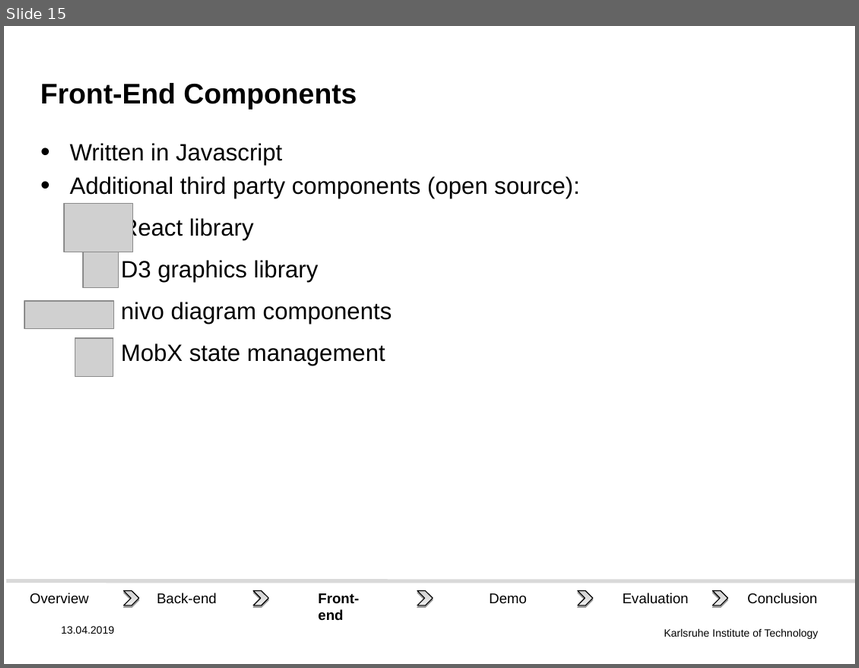
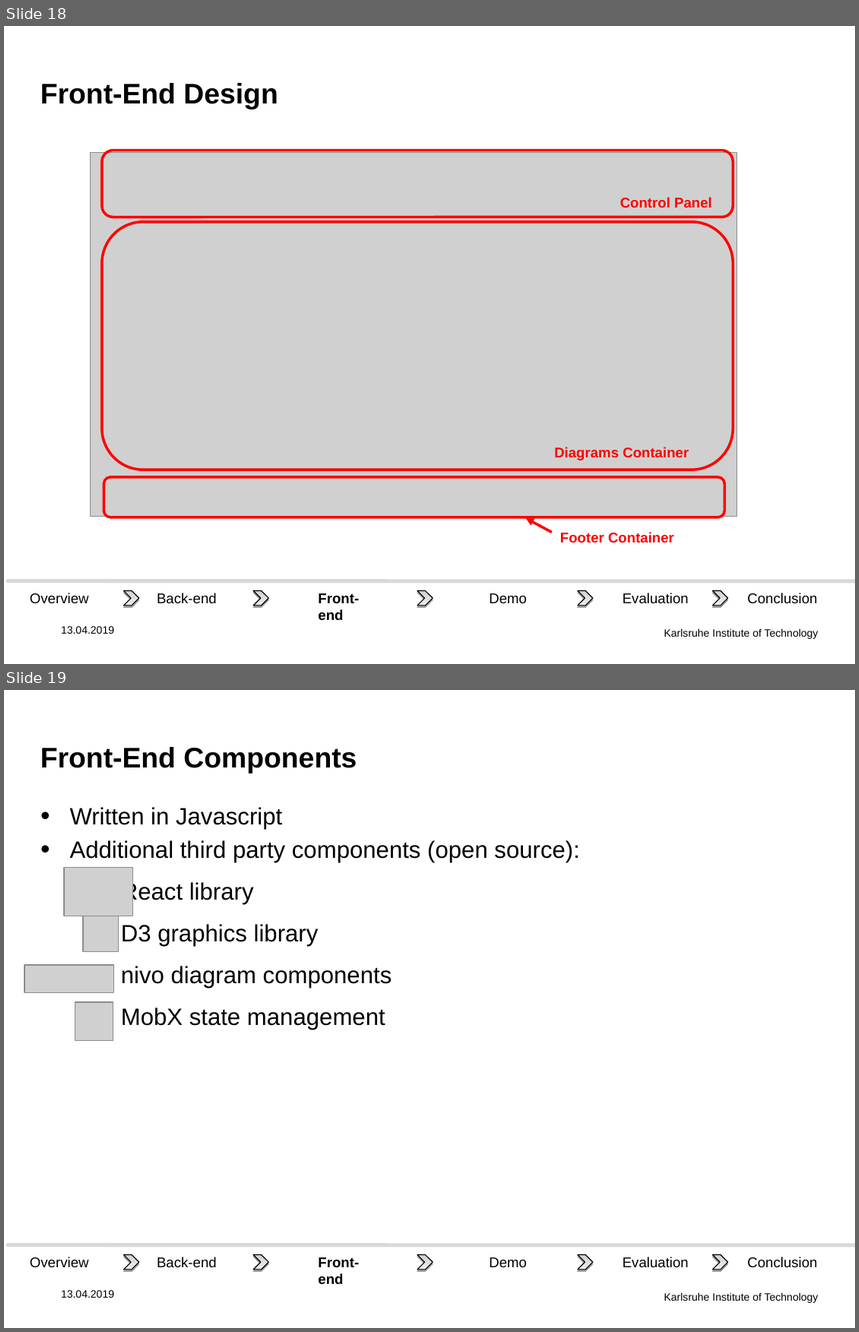
Before and after one commit to DHSTTOS/documents, a slide deck: final_presentation/final-pres3.odp. Shown one above the other, each under a label of ours: slide 15 before the commit, slides 18 and 19 after it. The pictures are 859x668 and 859x1332 pixels, drawn with LibreOffice and Linux fonts; fonts in the diff are those of the drawing; grey boxes stand for pictures; background and template pictures are left out. Boxes give left, top, right and bottom in pixels: in the first picture for what was removed or moved away, otherwise in the second. Text is boxed around its words. In the diff, an @@ line names an element or a change of style, - is before the commit and + after.

Commit message:
Add front-end design diagrams.

```diff
--- a/final_presentation/final-pres3.odp
+++ b/final_presentation/final-pres3.odp
@@ slide 18 added at (4, 26, 855, 664), background picture (left out); not listed: 1 template element that a slide beside it also shows @@
@@ title added at (40, 83, 278, 109), 24 pt, text #000000, bold @@
+Front-End Design
@@ picture added at (90, 152, 737, 516) @@
@@ rounded rectangle added at (102, 151, 733, 218), outline #FF0000 2.24 pt @@
@@ text added at (620, 197, 712, 208), 12 pt, text #FF0000, bold @@
+Control Panel
@@ rounded rectangle added at (102, 222, 733, 470), outline #FF0000 2.24 pt @@
@@ text added at (554, 447, 689, 461), 12 pt, text #FF0000, bold @@
+Diagrams Container
@@ rounded rectangle added at (104, 477, 724, 517), outline #FF0000 2.24 pt @@
@@ arrow added from (552, 532) to (526, 518), #FF0000 2.24 pt @@
@@ text added at (560, 532, 674, 544), 12 pt, text #FF0000, bold @@
+Footer Container
@@ group added at (6, 581, 855, 610): 5 chevrons, 3 texts, 3 rectangles, 1 line @@
+Back-end
+Evaluation
+Front-end
+Conclusion
+Overview
+Demo
@@ text added at (61, 626, 114, 634), 9 pt, text #000000 @@
+13.04.2019
@@ what was slide 15 is now slide 19 @@
```
Also in this commit, not shown: 1 slide changed, 3 other slides added.
